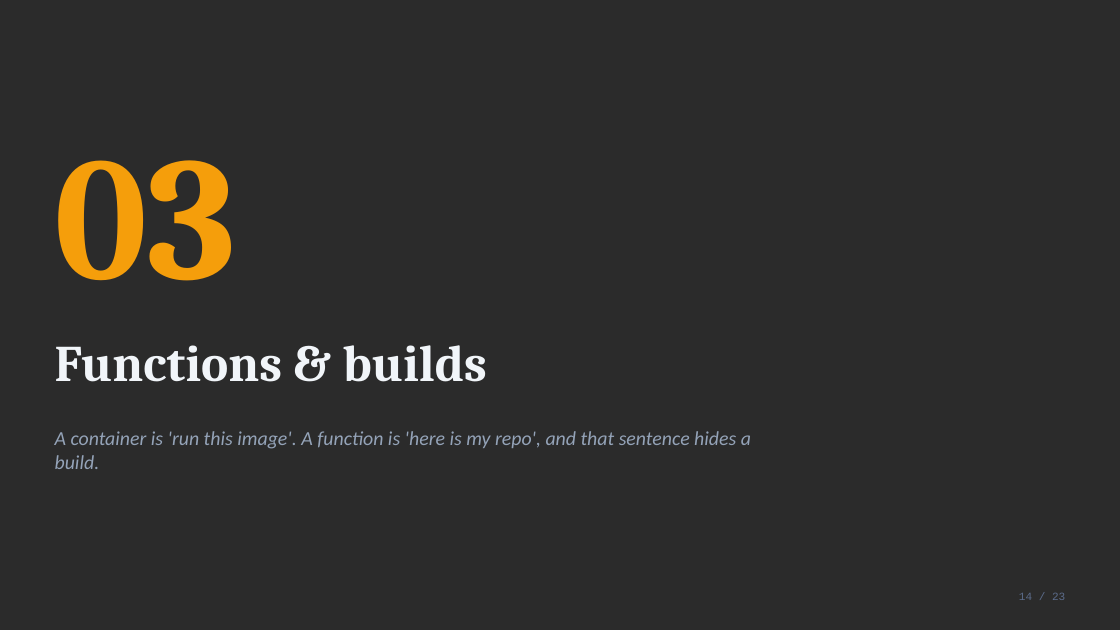
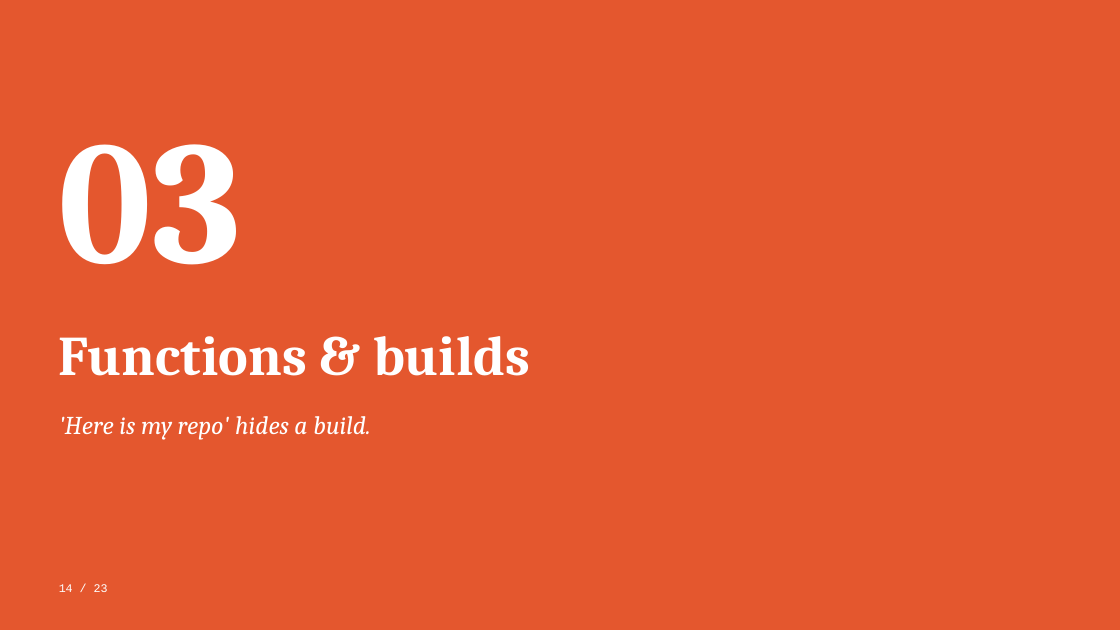
Before and after one commit to black-cloudlet/serverless, a slide deck: slide 14 of docs/presentation/serverless-platform.pptx. Drawn at 1120x630 pixels with LibreOffice and Linux fonts; fonts in the diff are those of the drawing; background and template pictures are left out; a plain dark background stands for a picture behind light text. Boxes give left, top, right and bottom in pixels: in the first picture for what was removed or moved away, otherwise in the second. Text is boxed around its words. In the diff, an @@ line names an element or a change of style, - is before the commit and + after.

```diff
--- a/docs/presentation/serverless-platform.pptx
+++ b/docs/presentation/serverless-platform.pptx
@@ background picture (left out) to #E4572E @@
@@ text "03": place and size @@
-text "03" at <box>55,160,237,281</box>
+text "03" at <box>59,144,241,265</box>
@@ text "03" at <box>59,144,241,265</box>: text colour #F59E0B to #FFFFFF @@
@@ text "Functions & builds": place and size @@
-text "Functions & builds" at <box>55,345,487,382</box>
+text "Functions & builds" at <box>59,336,530,376</box>
@@ text "Functions & builds" at <box>59,336,530,376</box>: size 44 to 48 pt, text colour #F1F5F9 to #FFFFFF @@
@@ text at <box>59,416,370,440</box>: text changed; size 17 to 22 pt; font Calibri to Cambria; text colour #94A3B8 to #FFFFFF @@
-A container is 'run this image'. A function is 'here is my repo', and that sentence hides a build.
+'Here is my repo' hides a build.
@@ text "14 / 23": place and size @@
-text "14 / 23" at <box>1019,593,1065,600</box>
+text "14 / 23" at <box>59,584,108,592</box>
@@ text "14 / 23" at <box>59,584,108,592</box>: size 9.5 to 10 pt, text colour #5B6B8A to #FFFFFF; alignment right to left @@
```
Also in this commit, not shown: 20 other slides changed, 2 slides added, 2 slides removed, 11 other files.
